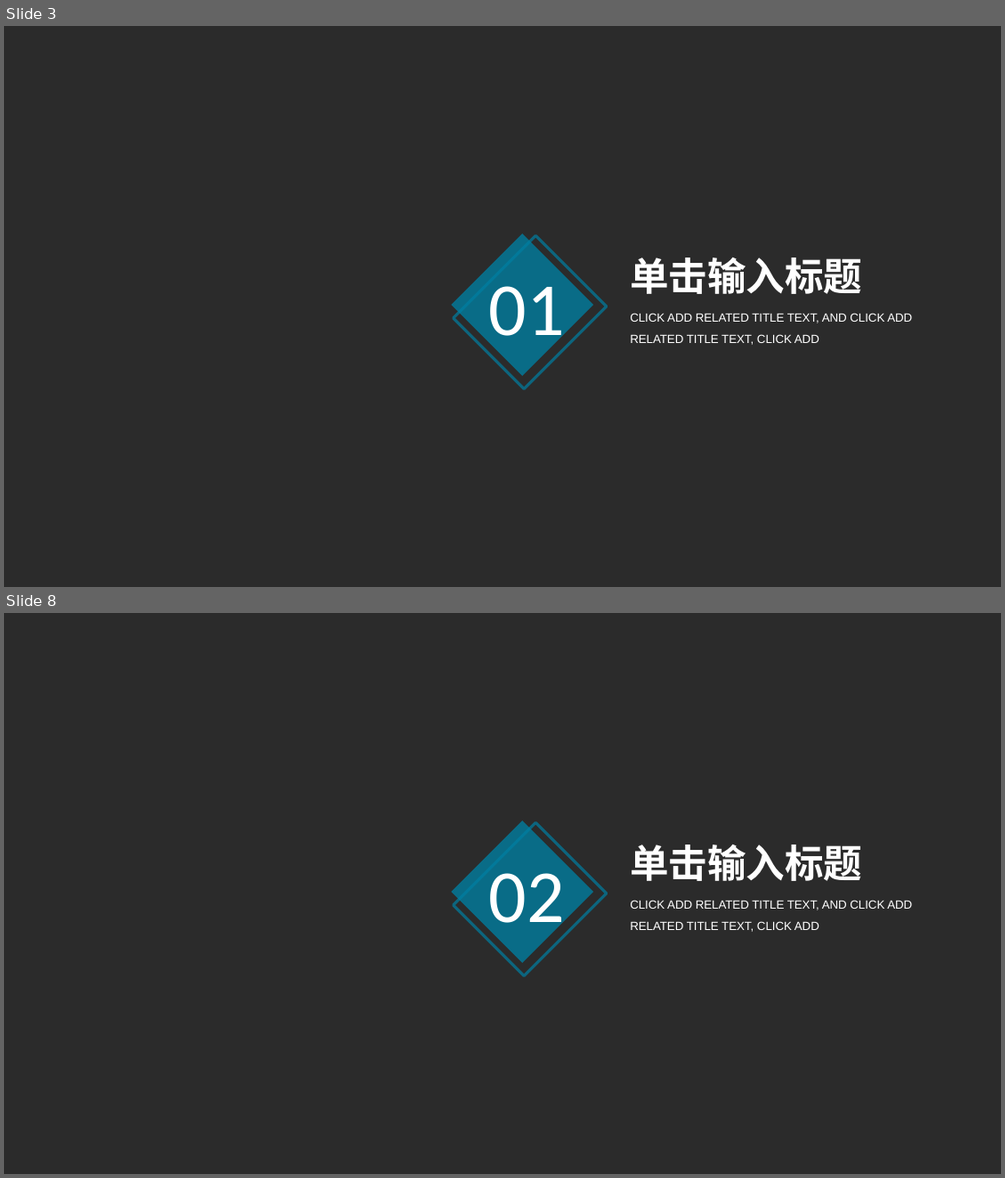
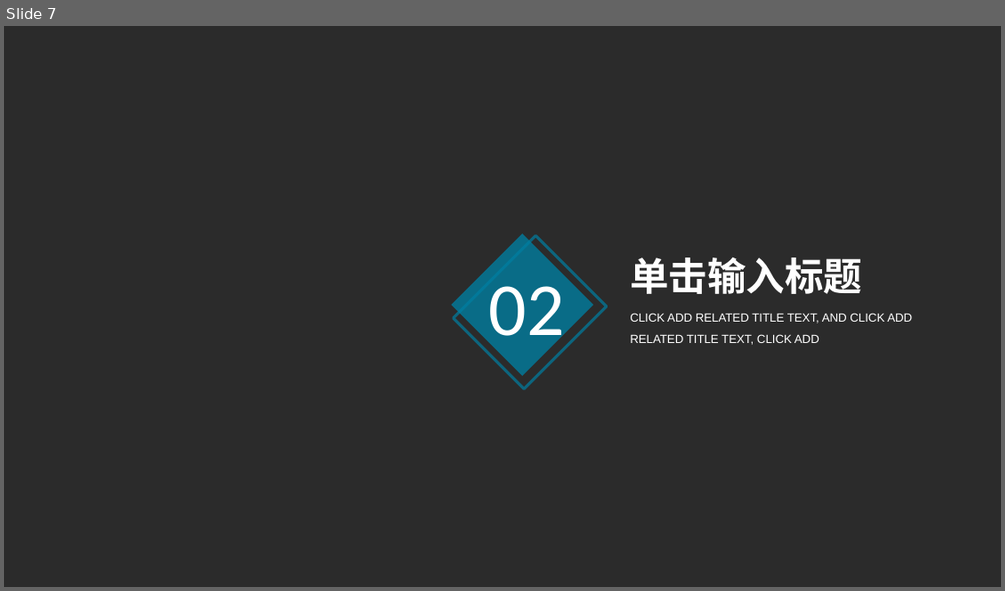
Before and after one commit to ppliu1987/chichool, a slide deck: html/class/lesson_two/AII.pptx. Shown one above the other, each under a label of ours: slides 3 and 8 before the commit, slide 7 after it; the slides between them are not shown. The pictures are 1005x1178 and 1005x591 pixels, drawn with LibreOffice and Linux fonts; fonts in the diff are those of the drawing; background and template pictures are left out; a plain dark background stands for a picture behind light text. Boxes give left, top, right and bottom in pixels: in the first picture for what was removed or moved away, otherwise in the second. Text is boxed around its words. In the diff, an @@ line names an element or a change of style, - is before the commit and + after.

```diff
--- a/html/class/lesson_two/AII.pptx
+++ b/html/class/lesson_two/AII.pptx
@@ slide 3 removed at box(4, 26, 1001, 587), background picture (left out) @@
@@ rectangle removed at box(451, 233, 593, 376) @@
@@ rectangle removed at box(453, 236, 606, 389) @@
@@ text removed at box(630, 257, 862, 294) @@
-单击输入标题
@@ text removed at box(489, 273, 565, 352) @@
-01
@@ text removed at box(630, 313, 912, 345) @@
-CLICK ADD RELATED TITLE TEXT, AND CLICK ADD RELATED TITLE TEXT, CLICK ADD
@@ what was slide 8 is now slide 7 @@
```
Also in this commit, not shown: 18 slides changed, 2 slides added, 2 other slides removed, 5 other files.
